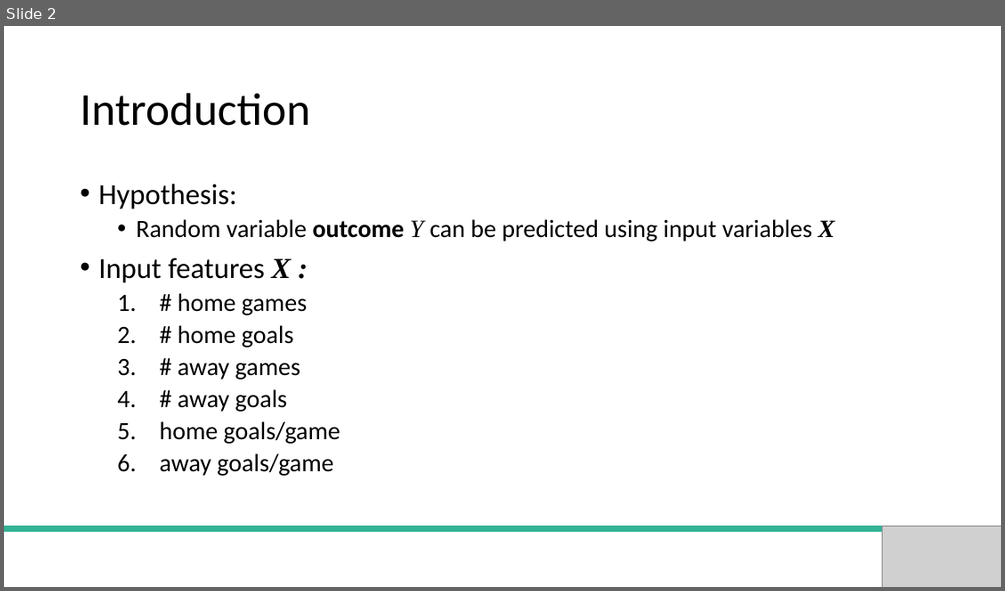
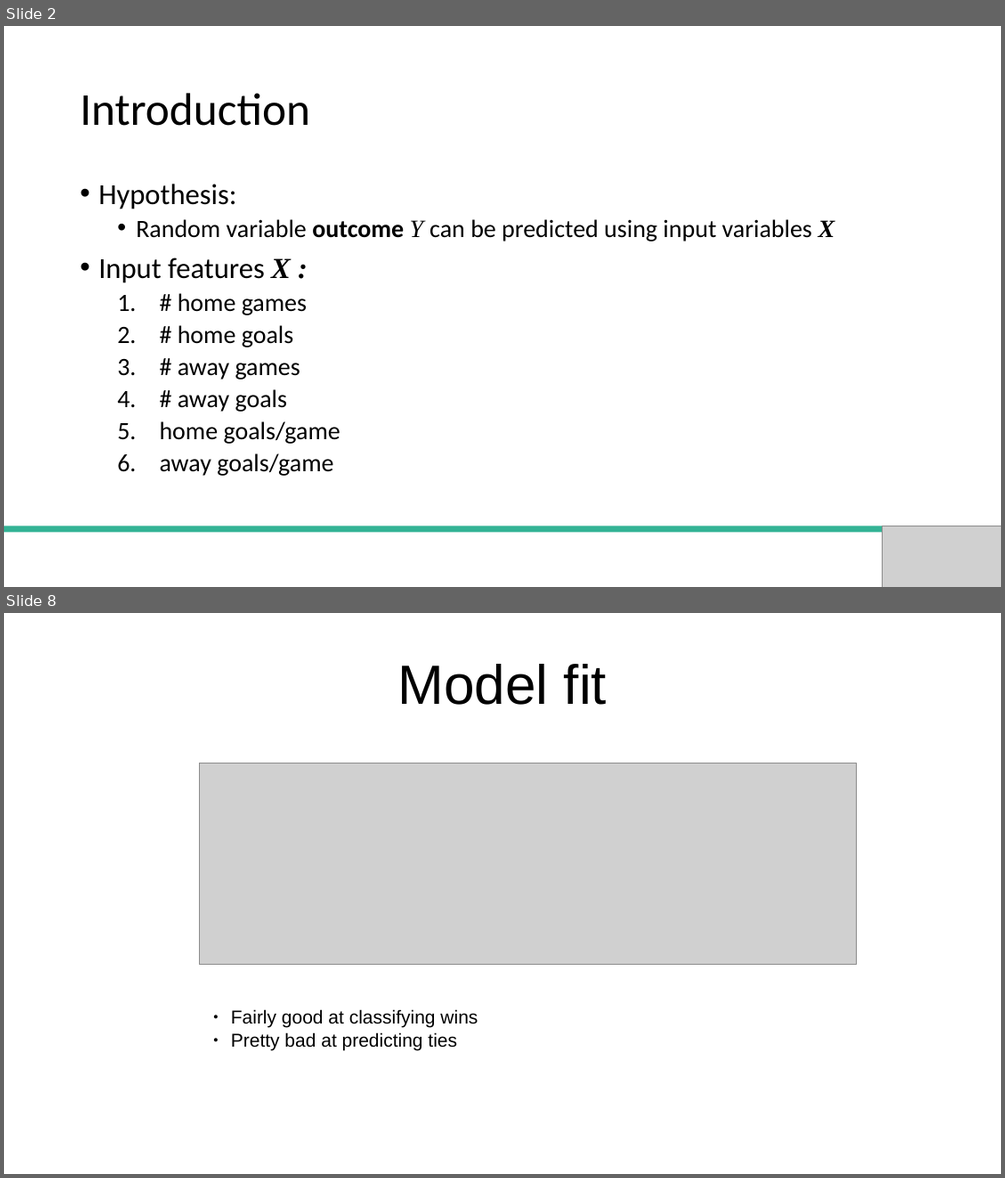
Before and after one commit to crocodoyle/QLS_Projects, a slide deck: Presentation.pptx. Shown one above the other, each under a label of ours: slide 2 before the commit, slides 2 and 8 after it; the slides between them are not shown. The pictures are 1005x591 and 1005x1178 pixels, drawn with LibreOffice and Linux fonts; fonts in the diff are those of the drawing; grey boxes stand for pictures. Boxes give left, top, right and bottom in pixels: in the first picture for what was removed or moved away, otherwise in the second. Text is boxed around its words. In the diff, an @@ line names an element or a change of style, - is before the commit and + after.

```diff
--- a/Presentation.pptx
+++ b/Presentation.pptx
@@ slide 8 added at (4, 613, 1001, 1174), background #FFFFFF @@
@@ text added at (398, 664, 607, 705), 53.2 pt, text #000000 @@
+Model fit
@@ picture added at (199, 763, 857, 965) @@
@@ text added at (231, 1009, 477, 1050), 18 pt, text #000000 @@
+● Fairly good at classifying wins
+● Pretty bad at predicting ties
```
Also in this commit, not shown: 3 other slides changed, 4 other slides added.
